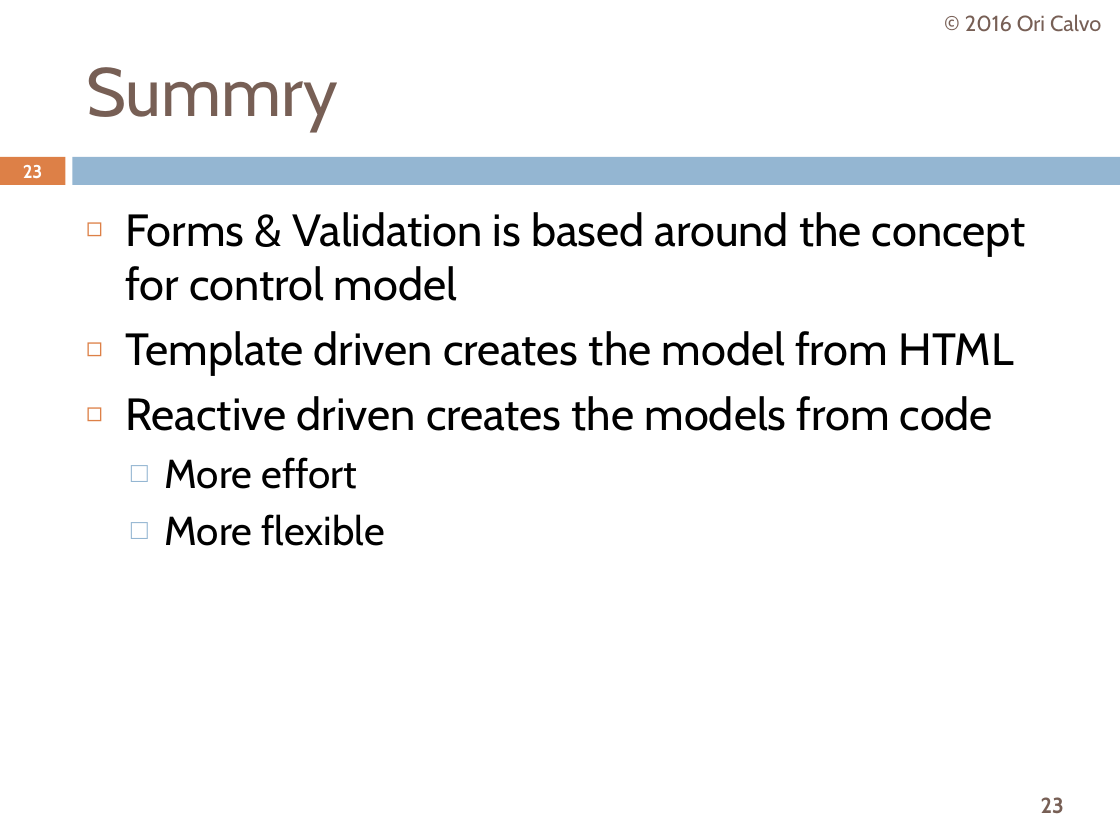
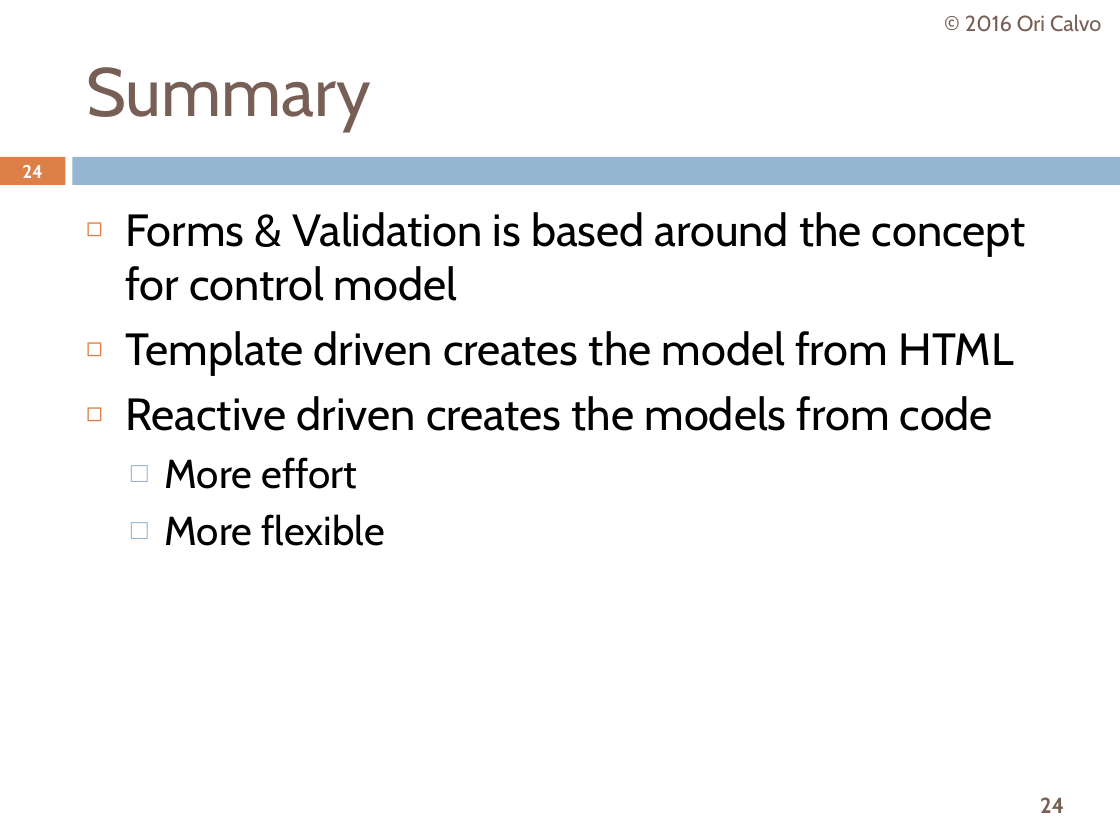
Before and after one commit to oricalvo/course-angular, a slide deck: slide 24 of PPTs/08 Forms.pptx (slide 23 before the commit). Drawn at 1120x840 pixels with LibreOffice and Linux fonts; fonts in the diff are those of the drawing. Boxes give left, top, right and bottom in pixels: in the first picture for what was removed or moved away, otherwise in the second. Text is boxed around its words. In the diff, an @@ line names an element or a change of style, - is before the commit and + after.

```diff
--- a/PPTs/08 Forms.pptx
+++ b/PPTs/08 Forms.pptx
@@ title at box(86, 67, 371, 131): text changed @@
-Summry
+Summary
@@ page number at box(22, 165, 43, 178): text changed @@
-23
+24
@@ page number at box(1040, 797, 1064, 813): text changed @@
-23
+24
```
Also in this commit, not shown: 10 other slides changed, 1 slide added, 2 other files.
